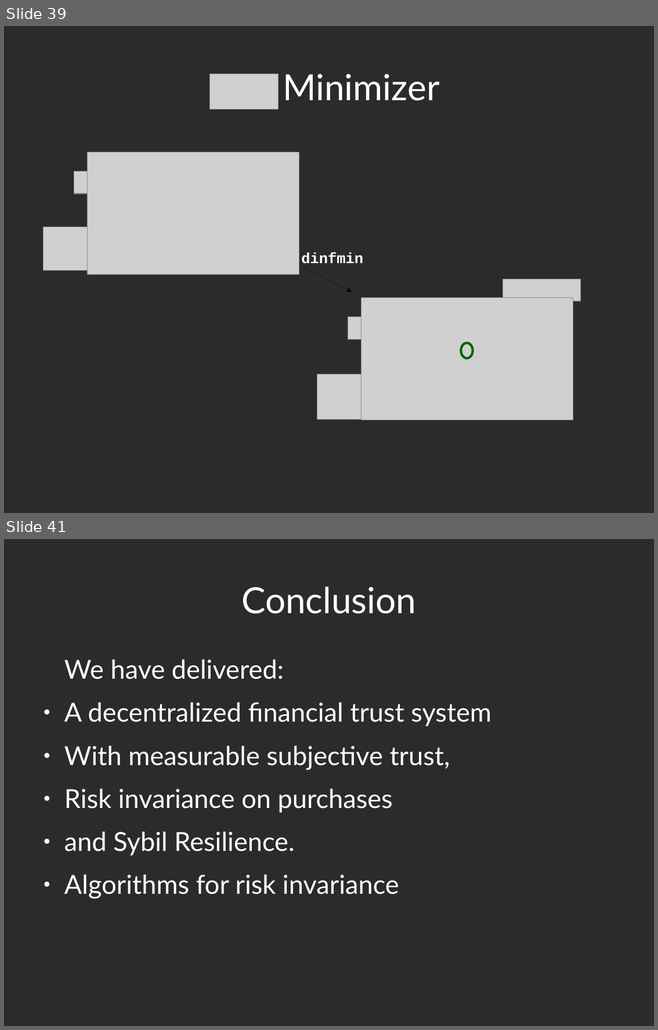
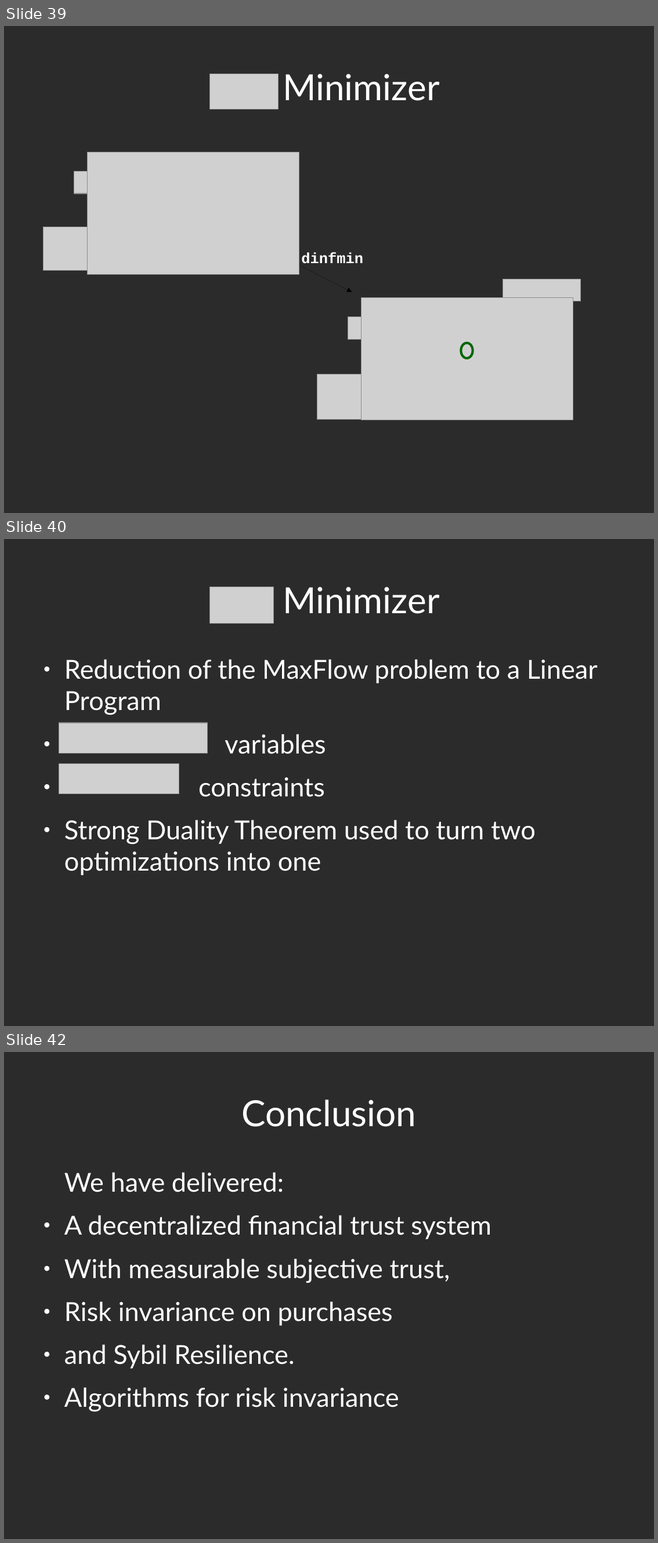
Before and after one commit to decrypto-org/TrustIsRisk, a slide deck: presentations/thesisDefense23-1-2017/thesisDefense32-1-2017desktop.odp. Shown one above the other, each under a label of ours: slides 39 and 41 before the commit, slides 39, 40 and 42 after it; the slides between them are not shown. The pictures are 658x1030 and 658x1543 pixels, drawn with LibreOffice and Linux fonts; fonts in the diff are those of the drawing; grey boxes stand for pictures; background and template pictures are left out; a plain dark background stands for a picture behind light text. Boxes give left, top, right and bottom in pixels: in the first picture for what was removed or moved away, otherwise in the second. Text is boxed around its words. In the diff, an @@ line names an element or a change of style, - is before the commit and + after.

Commit message:
complete ||delta_i||_1 minimizer slides

```diff
--- a/presentations/thesisDefense23-1-2017/thesisDefense32-1-2017desktop.odp
+++ b/presentations/thesisDefense23-1-2017/thesisDefense32-1-2017desktop.odp
@@ slide 40 added at [4, 539, 654, 1026], background picture (left out) @@
@@ picture added at [210, 587, 273, 623] @@
@@ title added at [282, 587, 439, 614], 44 pt, text #FFFFFF @@
+Minimizer
@@ text added at [64, 659, 597, 875], 32 pt, text #FFFFFF @@
+● Reduction of the MaxFlow problem to a Linear Program
+● variables
+● constraints
+● Strong Duality Theorem used to turn two optimizations into one
@@ picture added at [59, 723, 208, 754] @@
@@ picture added at [59, 763, 179, 794] @@
@@ what was slide 41 is now slide 42 @@
```
Also in this commit, not shown: 1 other slide added, 1 slide removed, 2 other files.
